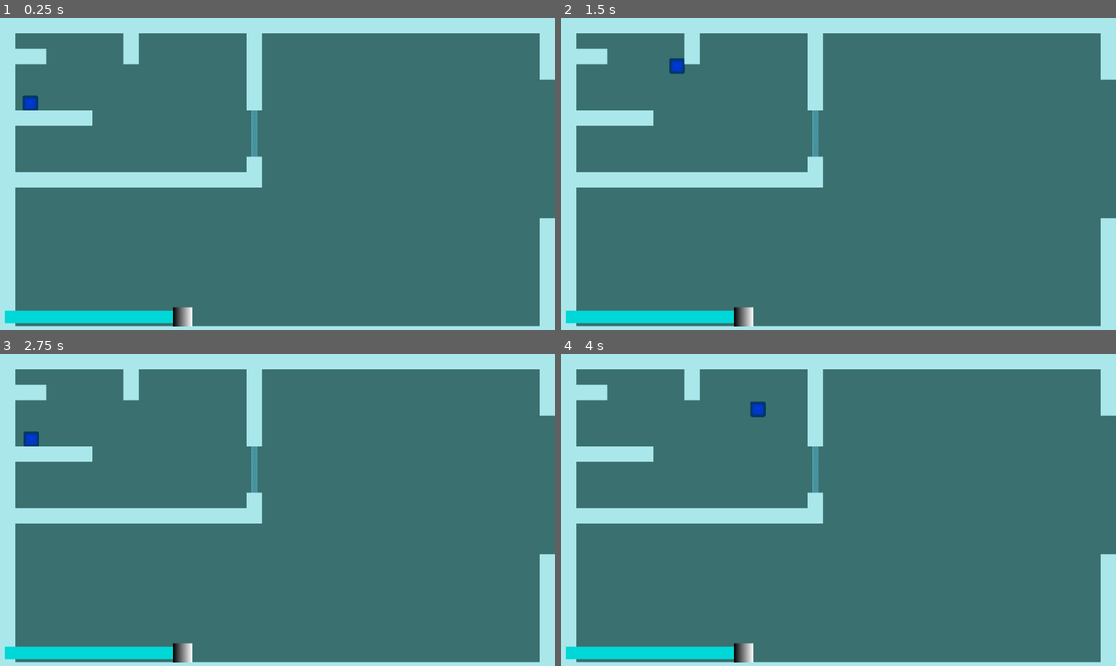
Above: before the commit, frames 1-4 (two rows, left to right).
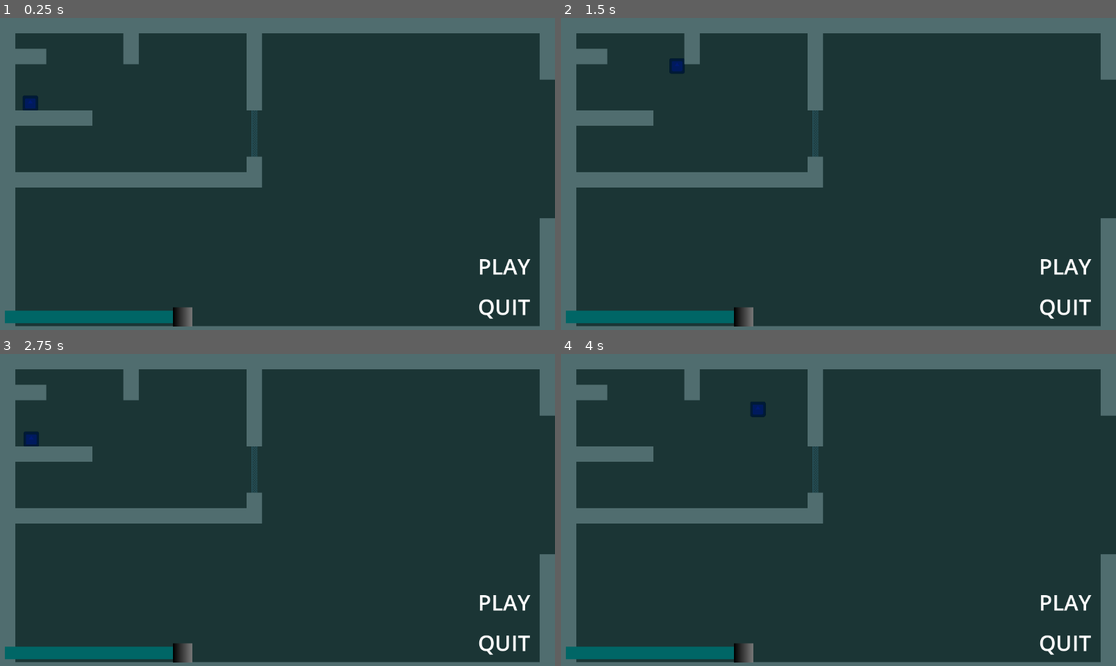
Above: after the commit, the same moments.

Repository: duncathan/ggj-2025
Game: Godot game, scene res://src/main_scene.tscn
Two runs of this game, one before a commit and one after it. Both use one fixed random seed, a clock stepped at 60 frames per second and the inputs below. The engine's default icon, where the game draws it, is replaced by a stand-in: a white triangle on a blue panel in a dark square.
Inputs:
- Up to frame 1 (0.25 s): no input
- Up to frame 2 (1.5 s): tap Enter at 0.5 s; hold Right (game_right) from 0.53 s (still down); tap Space (game_jump) at 0.77 s
- Up to frame 3 (2.75 s): tap Space (game_jump) at 1.52 s; release Right (game_right) at 2.03 s; hold Left (game_left) from 2.03 s (still down)
- Up to frame 4 (4 s): release Left (game_left) at 2.78 s; hold Right (game_right) from 2.78 s (still down); tap Space (game_jump) at 3.02, 3.77 s

The runs differ from the first frame. In frame 1, 100% of the frame differs, in the area x 0-100%, y 0-100%; in frame 2, 100%; in frame 3, 100%; in frame 4, 100%.

Commit message:
Main or Pause Menu

Diff:
--- a/src/main_scene.tscn
+++ b/src/main_scene.tscn
@@ -14,24 +14,31 @@
 offset_bottom = 40.0
 
 [node name="SubViewport" type="SubViewport" parent="SubViewportContainer"]
+handle_input_locally = false
 size = Vector2i(1152, 648)
+render_target_update_mode = 4
 
 [node name="Level" parent="SubViewportContainer/SubViewport" instance=ExtResource("1_gcpyr")]
 
 [node name="UI" type="Control" parent="."]
 layout_mode = 3
 anchors_preset = 0
+size_flags_horizontal = 3
+size_flags_vertical = 3
+
+[node name="OverWorld" type="Control" parent="UI"]
+anchors_preset = 0
 offset_right = 40.0
 offset_bottom = 40.0
 
-[node name="Panel" type="Panel" parent="UI"]
+[node name="Panel" type="Panel" parent="UI/OverWorld"]
 layout_mode = 0
 offset_left = 10.0
 offset_top = 608.0
 offset_right = 399.0
 offset_bottom = 634.0
 
-[node name="ColorRect" type="ColorRect" parent="UI/Panel"]
+[node name="ColorRect" type="ColorRect" parent="UI/OverWorld/Panel"]
 layout_mode = 1
 anchors_preset = 15
 anchor_right = 1.0
@@ -40,7 +47,7 @@
 grow_vertical = 2
 color = Color(0, 0.292615, 0.292802, 1)
 
-[node name="ColorRect2" type="ColorRect" parent="UI/Panel"]
+[node name="ColorRect2" type="ColorRect" parent="UI/OverWorld/Panel"]
 layout_mode = 1
 anchors_preset = 15
 anchor_right = 1.0
@@ -50,7 +57,7 @@
 grow_vertical = 2
 color = Color(7.12335e-06, 0.841916, 0.8424, 1)
 
-[node name="TextureRect" type="TextureRect" parent="UI/Panel"]
+[node name="TextureRect" type="TextureRect" parent="UI/OverWorld/Panel"]
 layout_mode = 1
 anchors_preset = 6
 anchor_left = 1.0
@@ -64,3 +71,34 @@
 grow_vertical = 2
 texture = SubResource("GradientTexture2D_oh4fj")
 expand_mode = 5
+
+[node name="MainOrPause" type="Control" parent="UI"]
+layout_mode = 1
+anchors_preset = 0
+
+[node name="PauseOverlay" type="ColorRect" parent="UI/MainOrPause"]
+layout_mode = 0
+offset_right = 1152.0
+offset_bottom = 648.0
+color = Color(0, 0, 0, 0.52549)
+
+[node name="VBoxContainer" type="VBoxContainer" parent="UI/MainOrPause"]
+layout_mode = 0
+offset_left = 992.0
+offset_right = 1152.0
+offset_bottom = 648.0
+alignment = 2
+
+[node name="PlayLbl" type="Label" parent="UI/MainOrPause/VBoxContainer"]
+custom_minimum_size = Vector2(160, 80)
+layout_mode = 2
+theme_override_font_sizes/font_size = 45
+text = "Play"
+uppercase = true
+
+[node name="QuitLbl" type="Label" parent="UI/MainOrPause/VBoxContainer"]
+custom_minimum_size = Vector2(160, 80)
+layout_mode = 2
+theme_override_font_sizes/font_size = 45
+text = "Quit"
+uppercase = true
